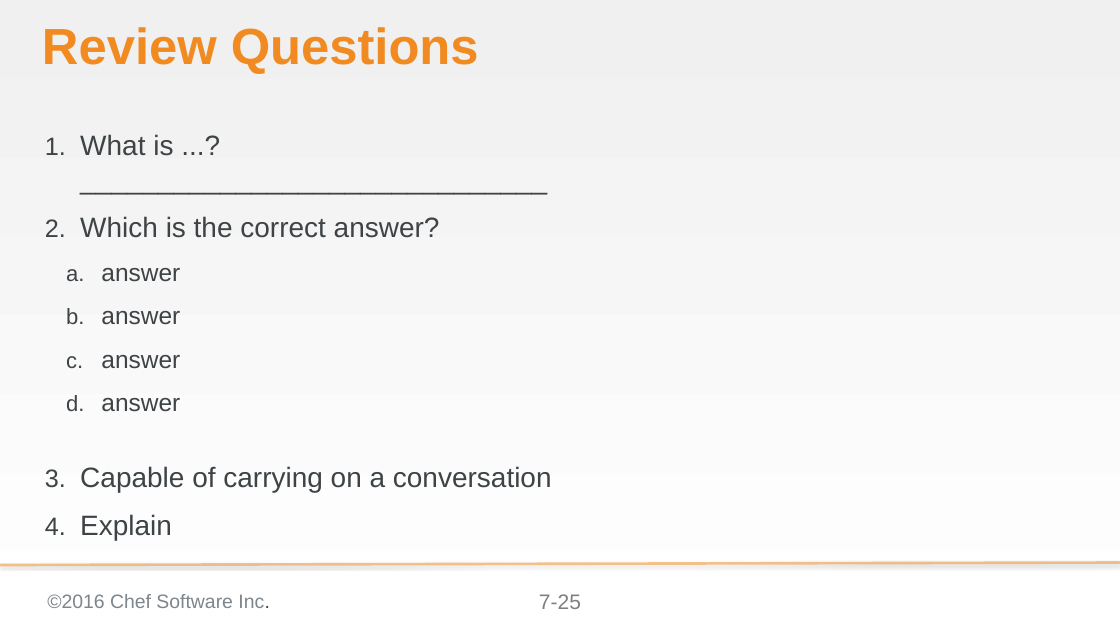
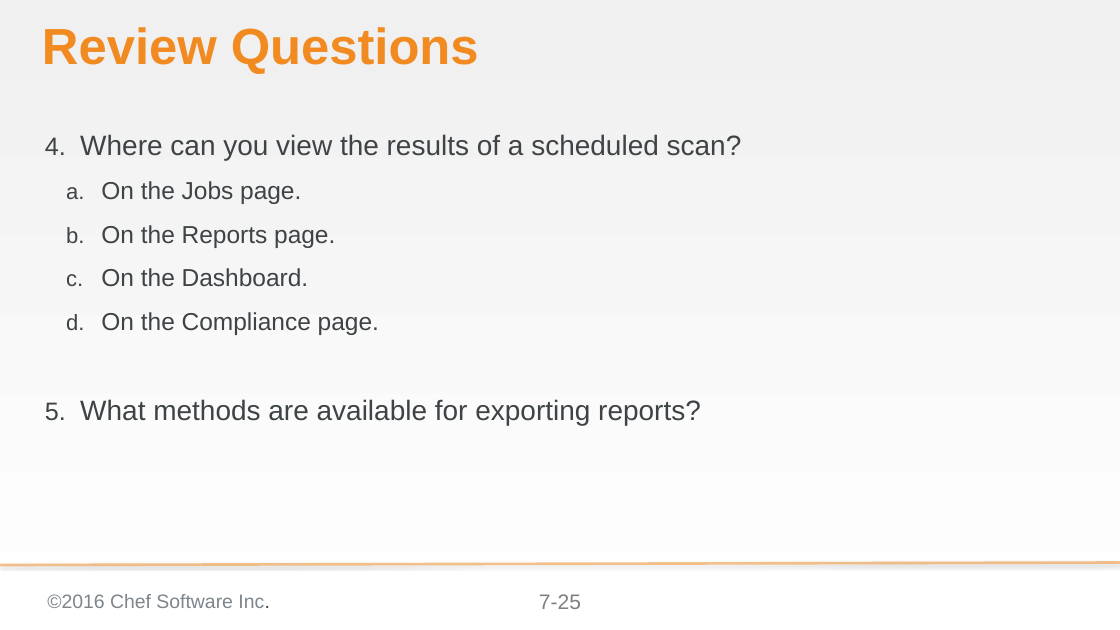
Before and after one commit to bchamby/chef-compliance-installation-configuration-operation, a slide deck: slide 25 of 07-scheduling-scans-reports.pptx. Drawn at 1120x630 pixels with LibreOffice and Linux fonts; fonts in the diff are those of the drawing; background and template pictures are left out. Boxes give left, top, right and bottom in pixels: in the first picture for what was removed or moved away, otherwise in the second. Text is boxed around its words. In the diff, an @@ line names an element or a change of style, - is before the commit and + after.

Commit message:
Added intial quiz questions

```diff
--- a/07-scheduling-scans-reports.pptx
+++ b/07-scheduling-scans-reports.pptx
@@ text at box(80, 134, 742, 425): text changed @@
-1. What is ...?
-   ______________________________
-2. Which is the correct answer?
-  a. answer
-  b. answer
-  c. answer
-  d. answer
-3. Capable of carrying on a conversation
-4. Explain
+4. Where can you view the results of a scheduled scan?
+  a. On the Jobs page.
+  b. On the Reports page.
+  c. On the Dashboard.
+  d. On the Compliance page.
+5. What methods are available for exporting reports?
```
Also in this commit, not shown: 1 slide added, 1 slide removed, 1 other file.
